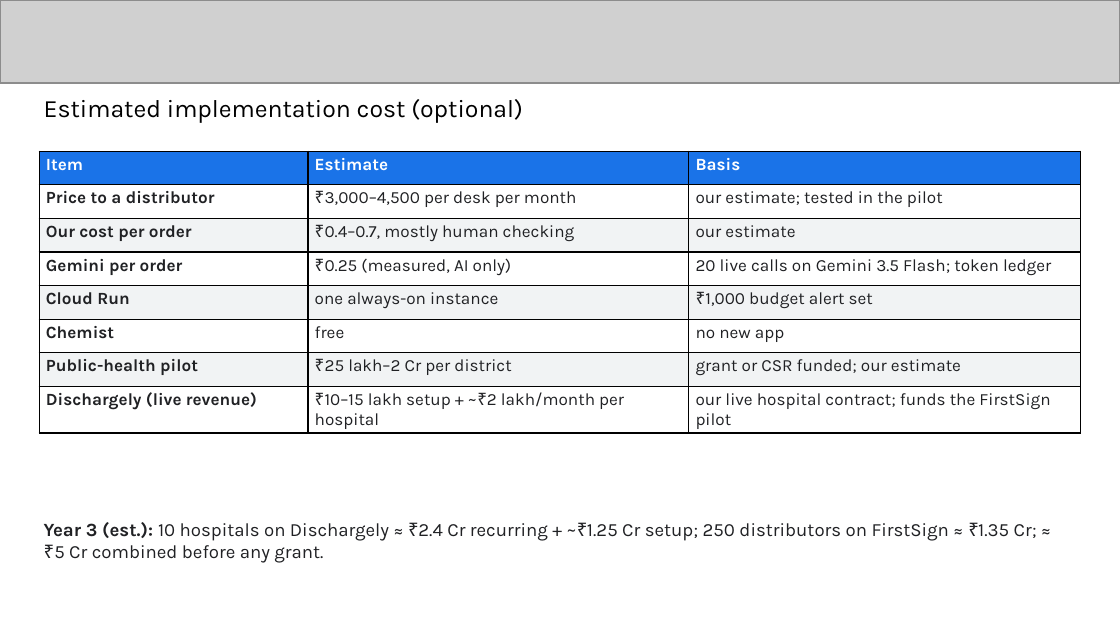
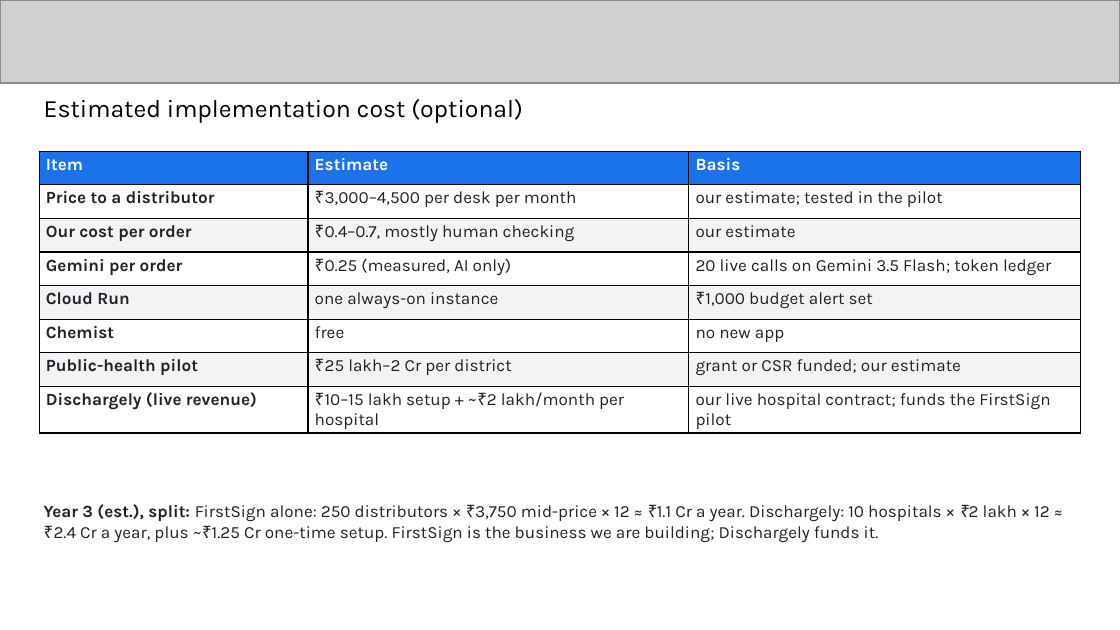
Before and after one commit to thebigsurf/firstsign-buildathon, a slide deck: slide 9 of docs/submission/FirstSign_Final_Submission.pptx. Drawn at 1120x630 pixels with LibreOffice and Linux fonts; fonts in the diff are those of the drawing; grey boxes stand for pictures. Boxes give left, top, right and bottom in pixels: in the first picture for what was removed or moved away, otherwise in the second. Text is boxed around its words. In the diff, an @@ line names an element or a change of style, - is before the commit and + after.

Commit message:
Decks: revenue split by product, smoke-test wording, sign-in and DPDP lines

```diff
--- a/docs/submission/FirstSign_Final_Submission.pptx
+++ b/docs/submission/FirstSign_Final_Submission.pptx
@@ text at box(44, 504, 1050, 543): text changed; size 12 to 11 pt @@
-Year 3 (est.): 10 hospitals on Dischargely ≈ ₹2.4 Cr recurring + ~₹1.25 Cr setup; 250 distributors on FirstSign ≈ ₹1.35 Cr; ≈ ₹5 Cr combined before any grant.
+Year 3 (est.), split: FirstSign alone: 250 distributors × ₹3,750 mid-price × 12 ≈ ₹1.1 Cr a year. Dischargely: 10 hospitals × ₹2 lakh × 12 ≈ ₹2.4 Cr a year, plus ~₹1.25 Cr one-time setup. FirstSign is the business we are building; Dischargely funds it.
```
Also in this commit, not shown: 3 other slides changed, 3 other files.
